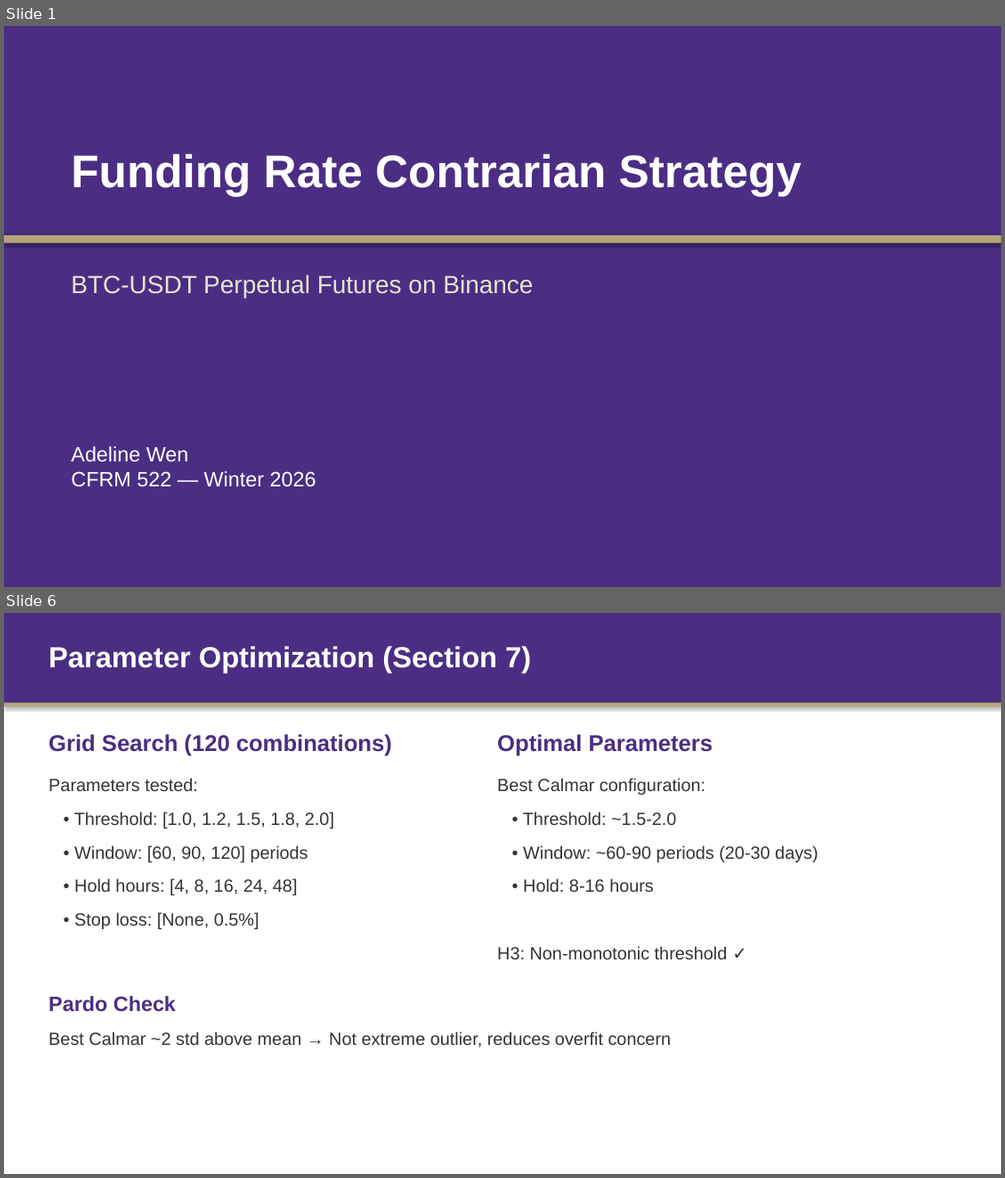
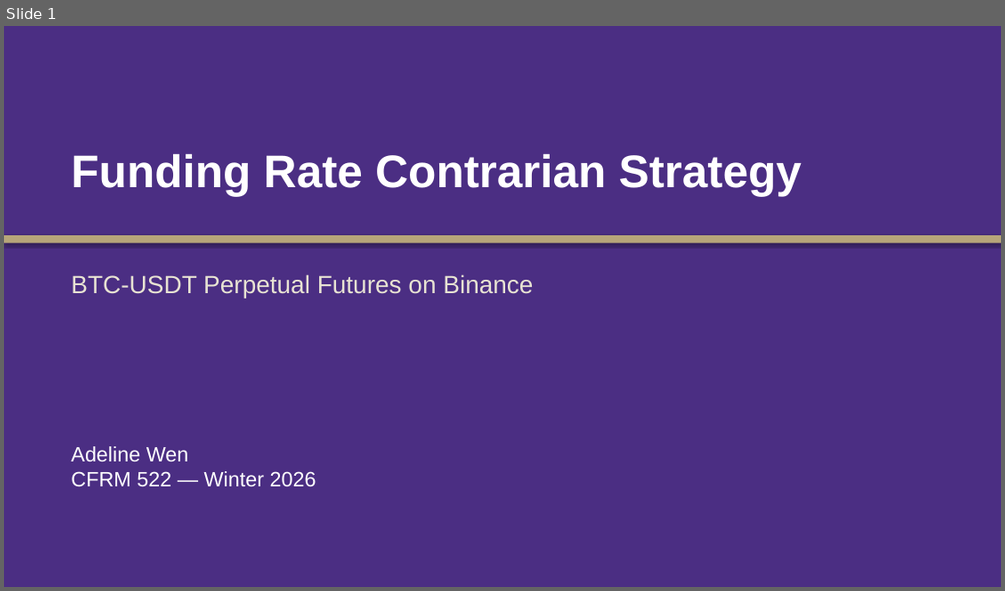
Before and after one commit to Tyche1107/Strategy-project, a slide deck: CFRM522_Presentation.pptx. Shown one above the other, each under a label of ours: slides 1 and 6 before the commit, slide 1 after it; the slides between them are not shown. The pictures are 1005x1178 and 1005x591 pixels, drawn with LibreOffice and Linux fonts; fonts in the diff are those of the drawing. Boxes give left, top, right and bottom in pixels: in the first picture for what was removed or moved away, otherwise in the second. Text is boxed around its words. In the diff, an @@ line names an element or a change of style, - is before the commit and + after.

```diff
--- a/CFRM522_Presentation.pptx
+++ b/CFRM522_Presentation.pptx
@@ slide 6 removed at [4,613,1001,1174], background #FFFFFF @@
@@ rectangle removed at [4,613,1001,703] @@
@@ text removed at [48,646,531,673] @@
-Parameter Optimization (Section 7)
@@ rectangle removed at [4,703,1001,706] @@
@@ text removed at [48,734,392,756] @@
-Grid Search (120 combinations)
@@ text removed at [497,734,713,756] @@
-Optimal Parameters
@@ text removed at [48,778,334,929] @@
-Parameters tested:
-• Threshold: [1.0, 1.2, 1.5, 1.8, 2.0]
-• Window: [60, 90, 120] periods
-• Hold hours: [4, 8, 16, 24, 48]
-• Stop loss: [None, 0.5%]
@@ text removed at [497,778,818,959] @@
-Best Calmar configuration:
-• Threshold: ~1.5-2.0
-• Window: ~60-90 periods (20-30 days)
-• Hold: 8-16 hours
-H3: Non-monotonic threshold ✓
@@ text removed at [48,996,176,1012] @@
-Pardo Check
@@ text removed at [48,1031,672,1047] @@
-Best Calmar ~2 std above mean → Not extreme outlier, reduces overfit concern
```
Also in this commit, not shown: 2 slides changed, 12 slides added, 5 other slides removed, 2 other files.
